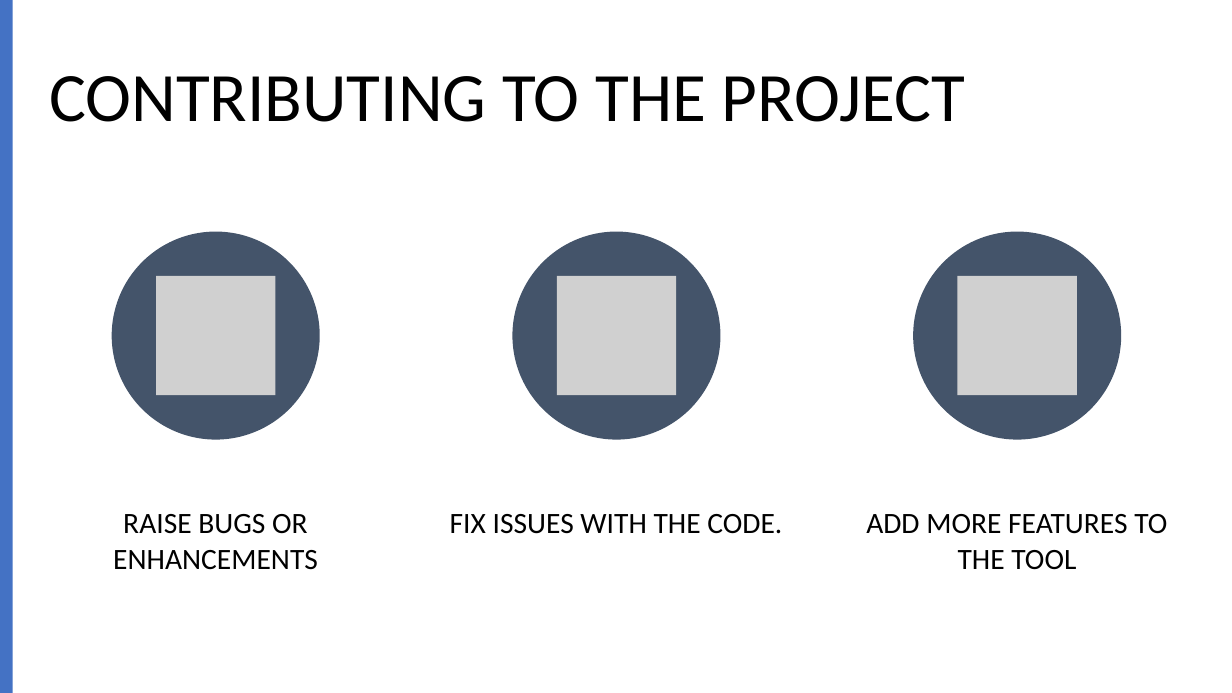
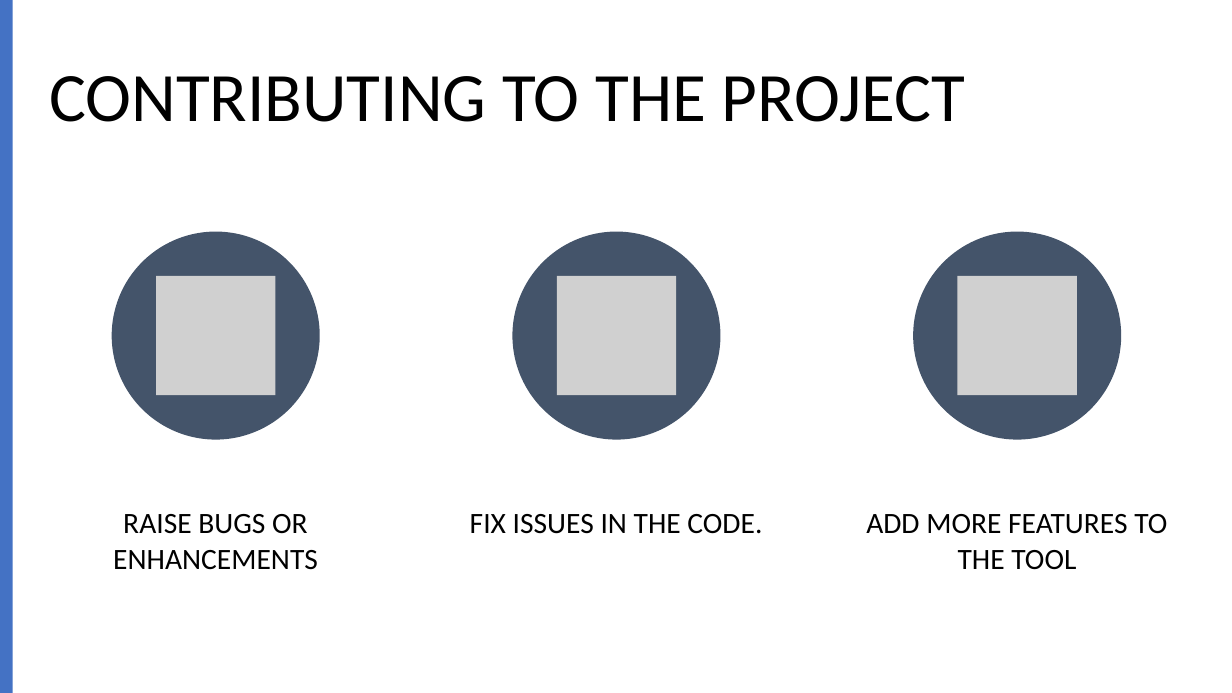
Before and after one commit to umangnangal/Topology_Generator, a slide deck: slide 8 of San_Charcha_30th_Sept.pptx. Drawn at 1232x693 pixels with LibreOffice and Linux fonts; fonts in the diff are those of the drawing; grey boxes stand for pictures. Boxes give left, top, right and bottom in pixels: in the first picture for what was removed or moved away, otherwise in the second. Text is boxed around its words. In the diff, an @@ line names an element or a change of style, - is before the commit and + after.

```diff
--- a/San_Charcha_30th_Sept.pptx
+++ b/San_Charcha_30th_Sept.pptx
@@ text at (x1=470, y1=514, x2=762, y2=534): text changed @@
-FIX ISSUES WITH THE CODE.
+FIX ISSUES IN THE CODE.
```
Also in this commit, not shown: 3 other slides changed, 6 other files.
